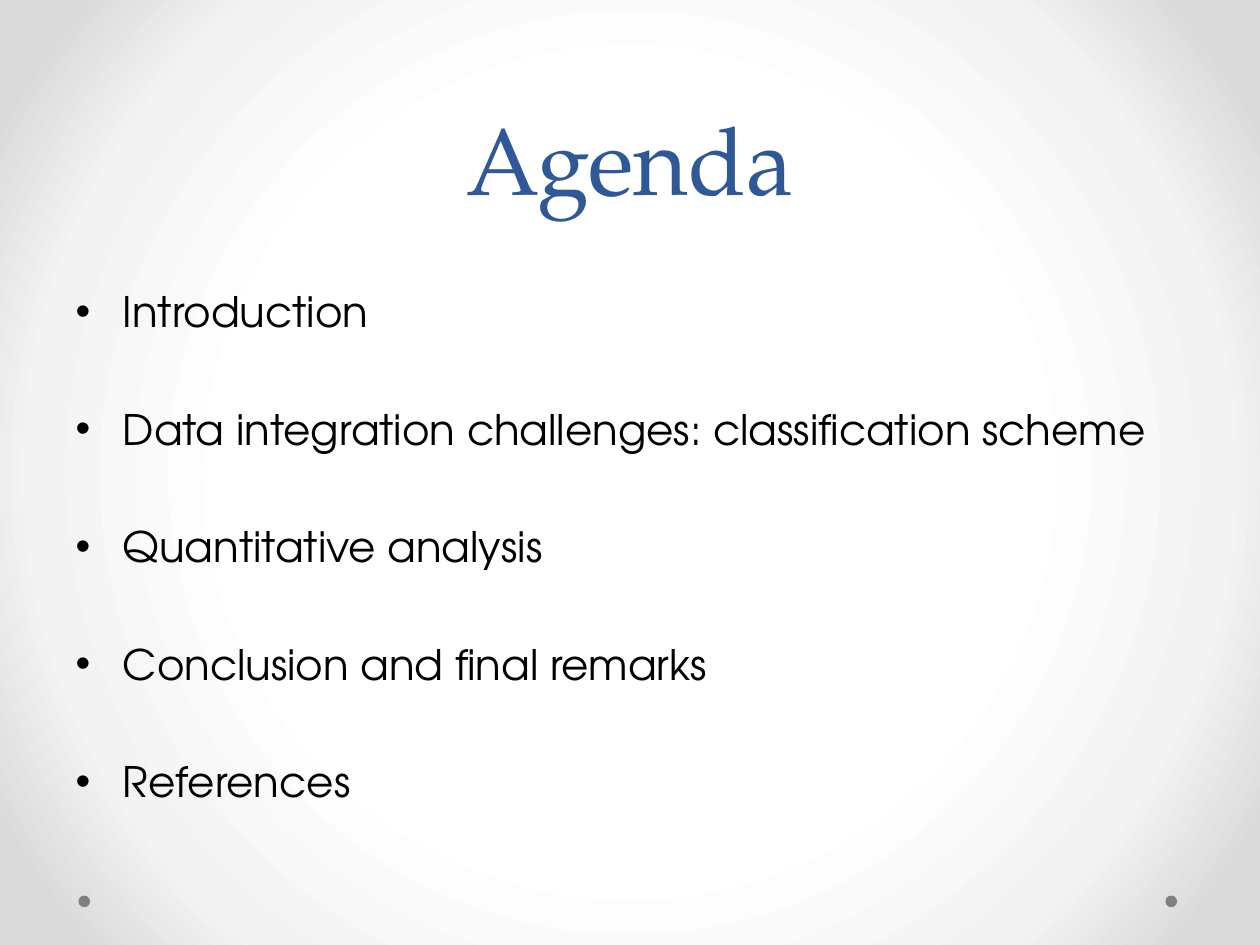
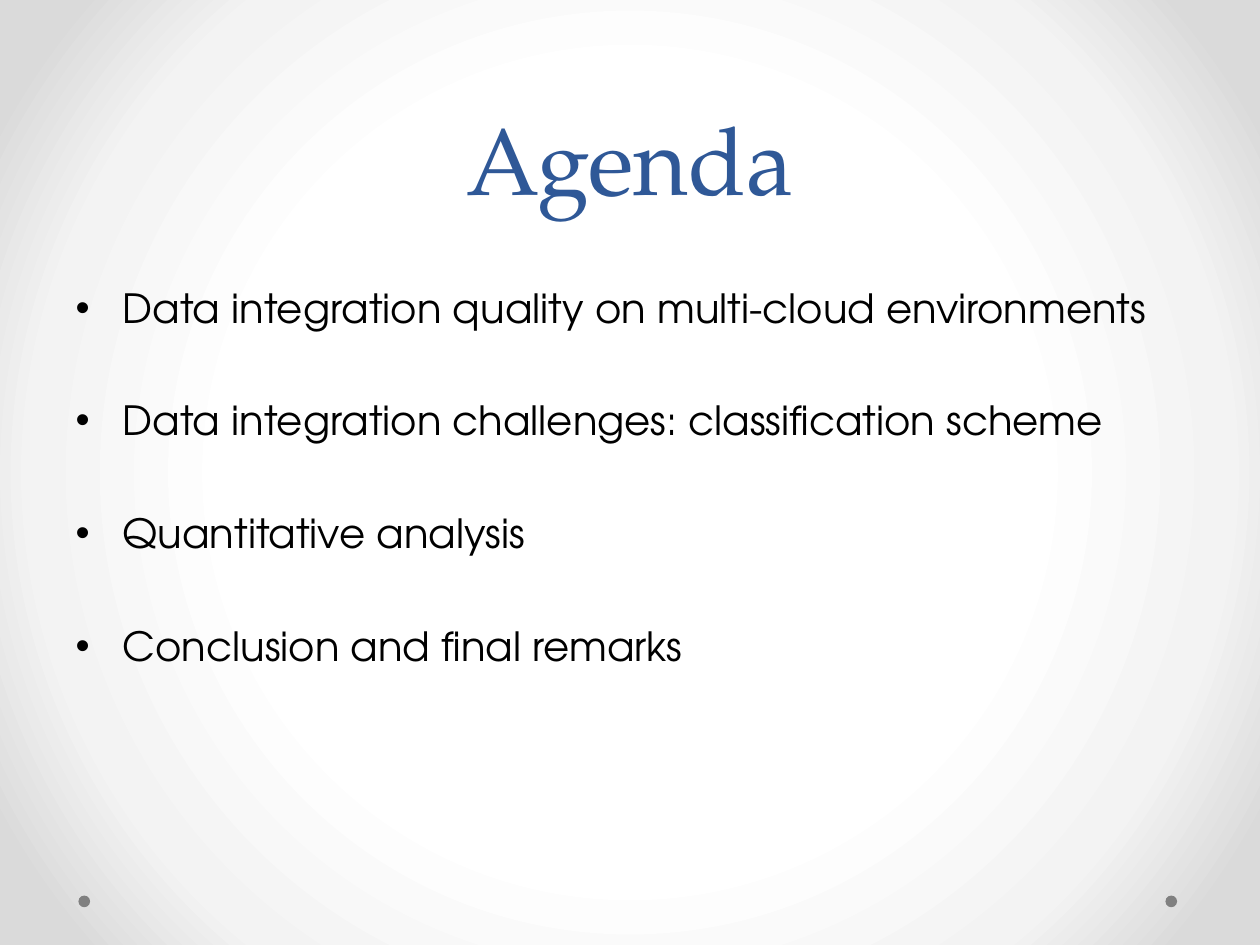
Before and after one commit to danielboni/DanielCarvalho-PhD, a slide deck: slide 2 of Presentations/DEXA 2015 Presentation.pptx. Drawn at 1260x945 pixels with LibreOffice and Linux fonts; fonts in the diff are those of the drawing. Boxes give left, top, right and bottom in pixels: in the first picture for what was removed or moved away, otherwise in the second. Text is boxed around its words. In the diff, an @@ line names an element or a change of style, - is before the commit and + after.

```diff
--- a/Presentations/DEXA 2015 Presentation.pptx
+++ b/Presentations/DEXA 2015 Presentation.pptx
@@ text at <box>123,293,1146,332</box>: text changed; size 24 to 23 pt @@
-• Introduction
+• Data integration quality on multi-cloud environments
@@ text at <box>123,405,1102,662</box>: size 24 to 23 pt in "Data integration challenges: classification scheme", "Quantitative analysis", "Conclusion and final remarks" @@
@@ text at <box>123,766,350,798</box>: paragraph removed @@
-• References
```
Also in this commit, not shown: 1 other slide changed, 1 slide added, 1 slide removed.
